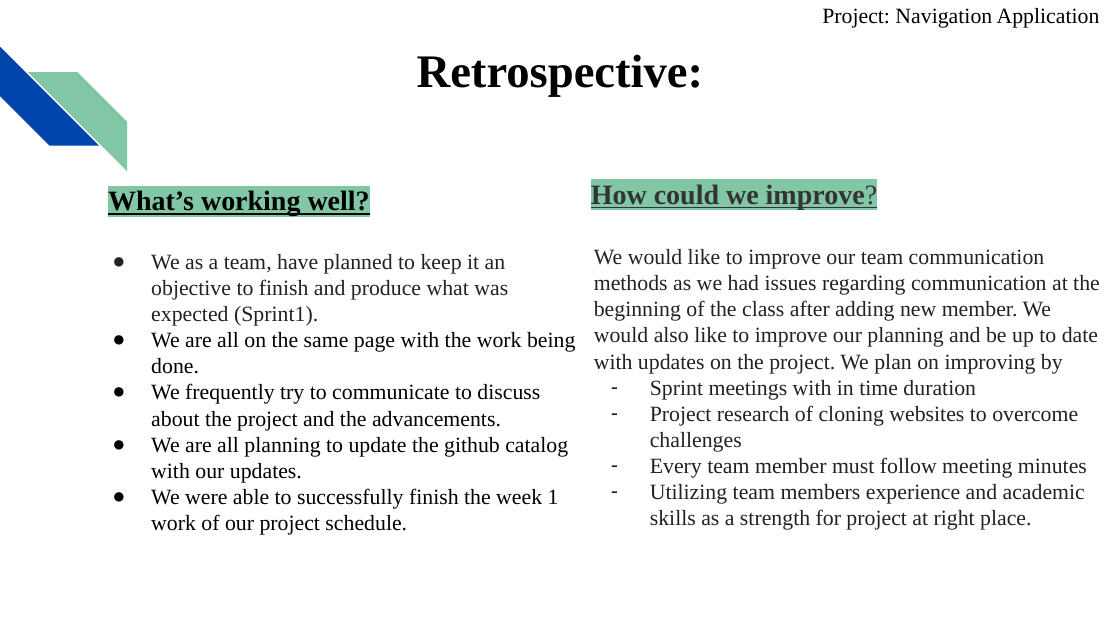
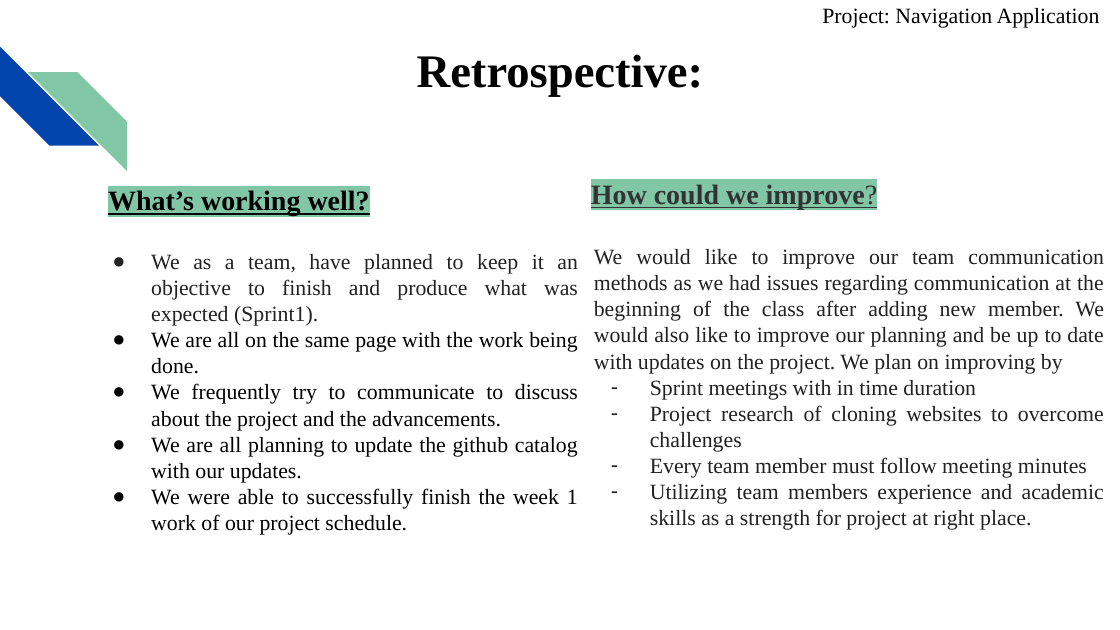
Before and after one commit to Project1-007/Project-1, a slide deck: slide 10 of Presentation/Presentation 1.pptx. Drawn at 1120x630 pixels with LibreOffice and Linux fonts; fonts in the diff are those of the drawing. Boxes give left, top, right and bottom in pixels: in the first picture for what was removed or moved away, otherwise in the second. Text is boxed around its words. In the diff, an @@ line names an element or a change of style, - is before the commit and + after.

```diff
--- a/Presentation/Presentation 1.pptx
+++ b/Presentation/Presentation 1.pptx
@@ text "We as a team, have ..." at (x1=151, y1=254, x2=578, y2=535): alignment left to justified @@
@@ text "We would like to improve ..." at (x1=594, y1=249, x2=1104, y2=530): alignment left to justified @@
```
Also in this commit, not shown: 7 other slides changed.
